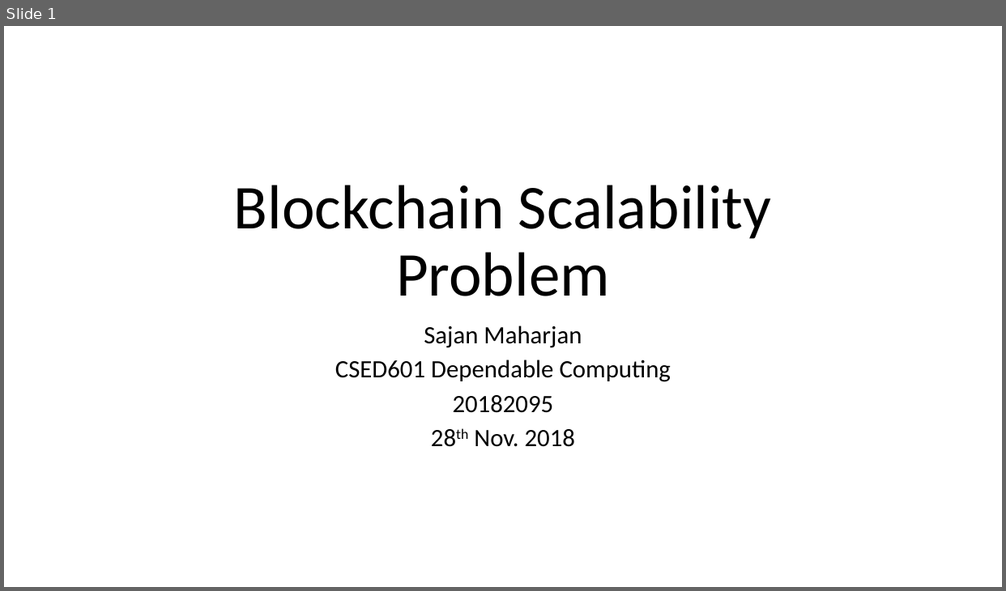
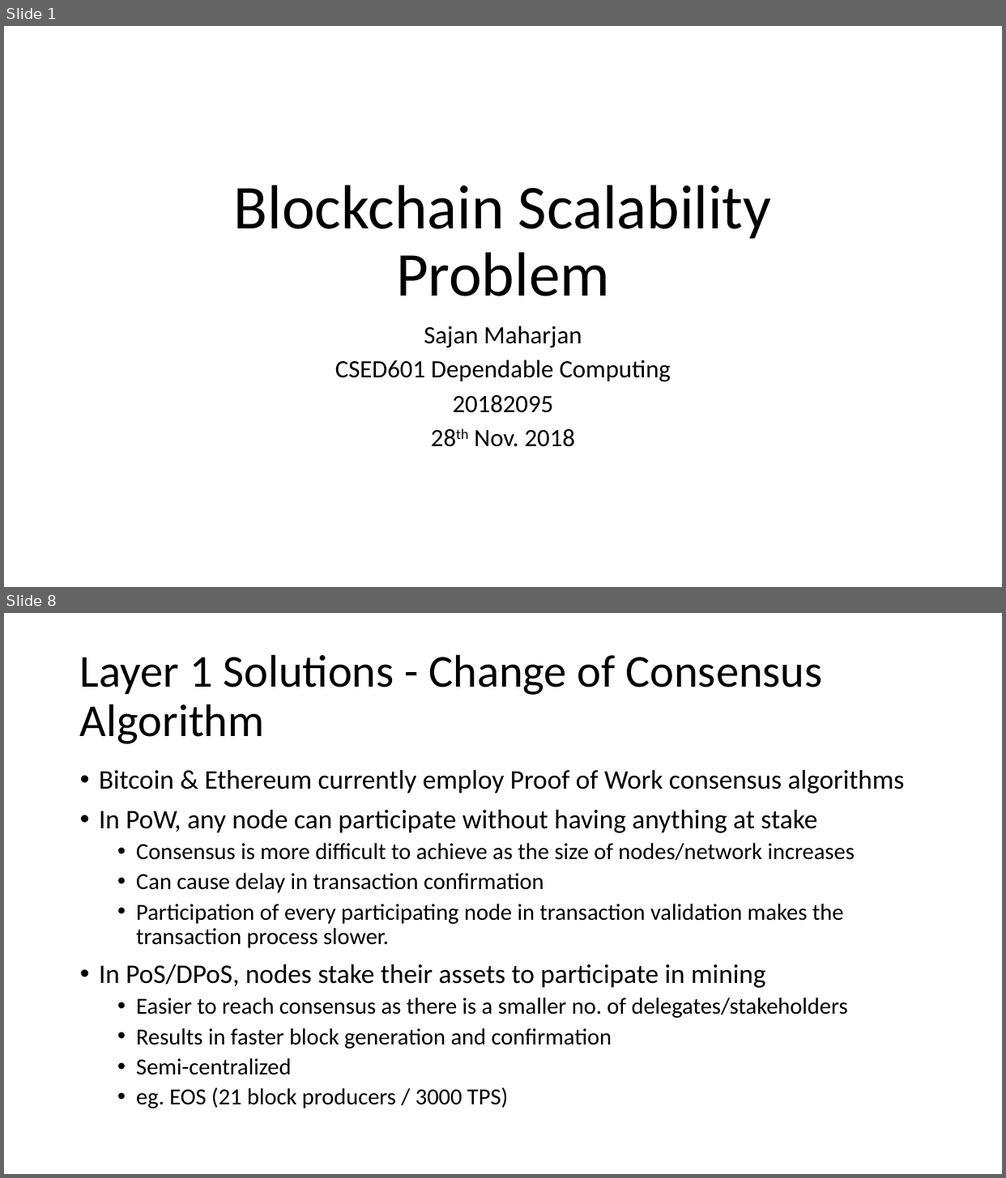
Before and after one commit to Tsajan/2018FallSemPOSTECH, a slide deck: CSED601 Dependable Computing/BlockchainScalabilityProblem.pptx. Shown one above the other, each under a label of ours: slide 1 before the commit, slides 1 and 8 after it; the slides between them are not shown. The pictures are 1006x591 and 1006x1178 pixels, drawn with LibreOffice and Linux fonts; fonts in the diff are those of the drawing. Boxes give left, top, right and bottom in pixels: in the first picture for what was removed or moved away, otherwise in the second. Text is boxed around its words. In the diff, an @@ line names an element or a change of style, - is before the commit and + after.

```diff
--- a/CSED601 Dependable Computing/BlockchainScalabilityProblem.pptx
+++ b/CSED601 Dependable Computing/BlockchainScalabilityProblem.pptx
@@ slide 8 added at box(4, 613, 1002, 1174), background #FFFFFF @@
@@ title added at box(80, 654, 822, 744), 44 pt, text #000000 @@
+Layer 1 Solutions - Change of Consensus Algorithm
@@ text added at box(99, 770, 905, 1109), 22.2 pt, text #000000 @@
+• Bitcoin & Ethereum currently employ Proof of Work consensus algorithms
+• In PoW, any node can participate without having anything at stake
+  • Consensus is more difficult to achieve as the size of nodes/network increases
+  • Can cause delay in transaction confirmation
+  • Participation of every participating node in transaction validation makes the transaction process slower.
+• In PoS/DPoS, nodes stake their assets to participate in mining
+  • Easier to reach consensus as there is a smaller no. of delegates/stakeholders
+  • Results in faster block generation and confirmation
+  • Semi-centralized
+  • eg. EOS (21 block producers / 3000 TPS)
```
Also in this commit, not shown: 3 slides changed, 12 other slides added, 20 other files.
